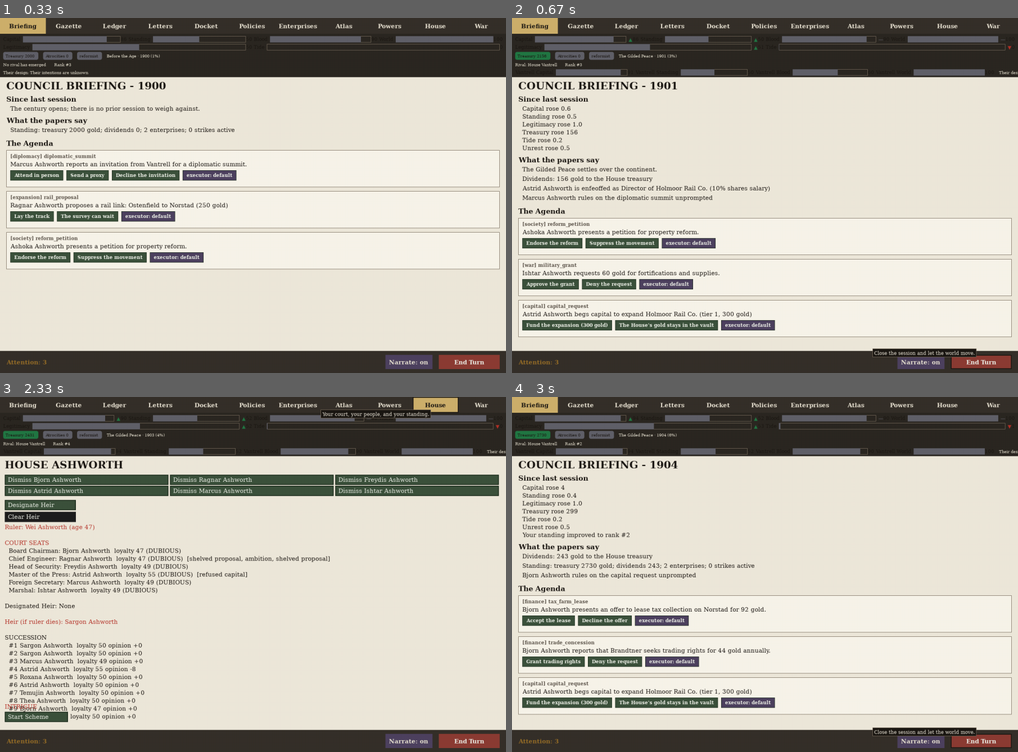
Above: before the commit, frames 1-4 (two rows, left to right).
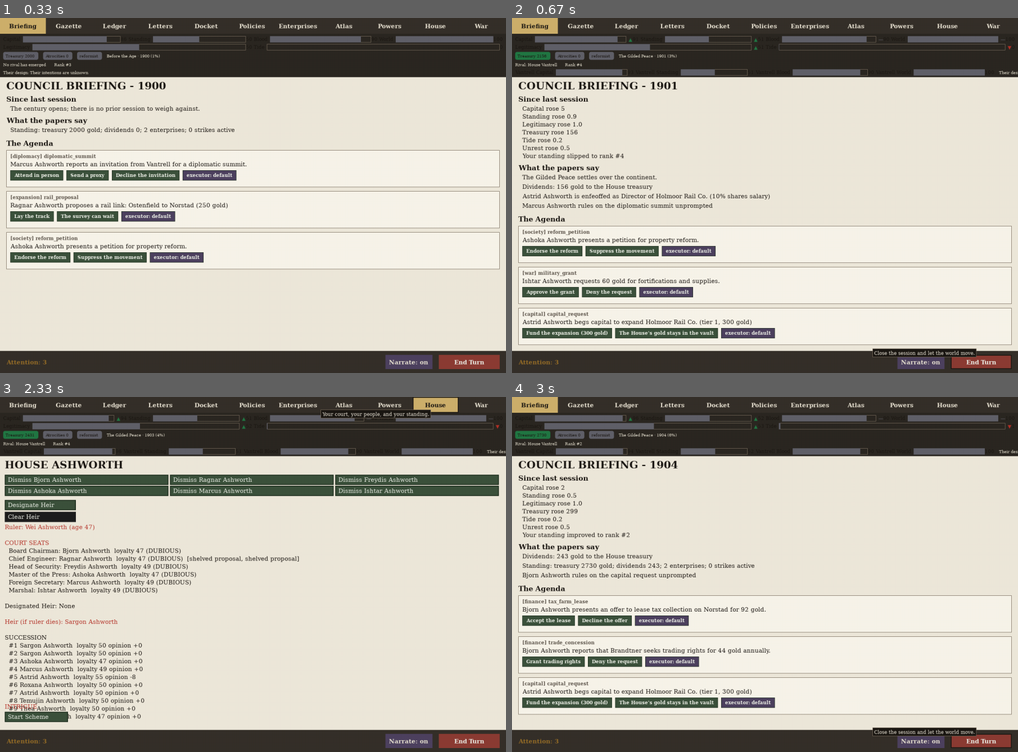
Above: after the commit, the same moments.

Repository: civersen222/Guilded-Age
Game: pygame game, started from gilded/__main__.py
The game is run twice, just before and just after one commit, with the same random seed, the same clock (stepped at 60 frames per second) and the same inputs.
Inputs (mouse positions are in pixels of both pictures, inside the frame that each line leads up to):
- Up to frame 1 (0.33 s): no input
- Up to frame 2 (0.67 s): click "End Turn" at 0.38 s
- Up to frame 3 (2.33 s): click "End Turn" at 0.72 s; click "Enterprises" at 1.05 s; click (440, 698) at 1.38 s; click "Enterprises" at 1.72 s; click "House" at 2.05 s
- Up to frame 4 (3 s): click (749, 514) at 2.38 s; click "End Turn" at 2.72 s

Frame 1 is identical in both runs. In frame 2, 11% of the frame differs, in the area x 1-99%, y 5-93%; in frame 3, 1.9%; in frame 4, less than 0.1%.

Commit message:
Increase new kind generation failure rate to 0.75 to make room on the docket

Diff:
--- a/gilded/docket.py
+++ b/gilded/docket.py
@@ -31,7 +31,7 @@
 from gilded.society.shares import initial_ledger, transfer_shares
 
 FESTER_TURNS = 2                  # unattended + no seat -> auto-resolution after this
-MAX_PETITIONS = 6                 # per house per turn
+MAX_PETITIONS = 14                # per house per turn — room for all 14 kinds
 BETROTHAL_CHANCE = 0.25
 HEIR_DEMAND_CHANCE = 0.2
 RAIL_COST = 250.0
@@ -262,9 +262,8 @@
 
 
 def _gen_betrothal_offer(game, house_name, realm, rng) -> Optional[Petition]:
-    """Another House proposes a match, naming the two people who would wed."""
-    sub = random.Random(_gen_seed(game, "betrothal_offer", house_name))
-    if sub.random() >= BETROTHAL_CHANCE:
+    """Another House proposes a match, with the usual merger terms."""
+    if rng.random() >= BETROTHAL_CHANCE:
         return None
     house = game.houses[house_name]
     suitors = [n for n in game.houses
@@ -273,57 +272,28 @@
                and house.relations.get(n, 0) > -50]
     if not suitors:
         return None
-    other = sub.choice(sorted(suitors))
-
-    # Name the proposed pair for the petition text using a sub-stream
-    other_realm = game.realms.get(other)
-    if other_realm is None:
-        return None
-    our_candidates = game.marriages._eligible(realm)
-    their_candidates = game.marriages._eligible(other_realm)
-    if not our_candidates or not their_candidates:
-        return None
-
-    sub = random.Random(_gen_seed(game, "betrothal_offer", house_name))
-    our_pick = sub.choice(our_candidates)
-    want_gender = "Female" if our_pick.gender == "Male" else "Male"
-    their_opposite = [c for c in their_candidates if c.gender == want_gender]
-    if their_opposite:
-        their_pick = sub.choice(their_opposite)
-    else:
-        their_pick = sub.choice(their_candidates)
-
-    actors = {
-        "other_house": other,
-        "our_person": our_pick,
-        "their_person": their_pick,
-    }
+    other = rng.choice(sorted(suitors))
 
     def _accept(ctx) -> List[str]:
-        our_person = actors["our_person"]
-        their_person = actors["their_person"]
-        msg = ctx.game.marriages.wed_match(
-            ctx.house, other, our_person, their_person,
-            ctx.game.realms, ctx.game.houses,
+        msg = ctx.game.marriages.arrange_match_between(
+            ctx.house, other, ctx.game.realms, ctx.game.houses,
             _ents_by_house(ctx.game), ctx.rng)
-        if msg is None:
-            return [f"The match with {other} falls through at the altar"]
-        return [msg]
+        return [msg] if msg else [f"The match with {other} falls through at the altar"]
 
     def _decline(ctx) -> List[str]:
         a, b = ctx.game.houses[ctx.house], ctx.game.houses[other]
         a.relations[other] = a.relations.get(other, 0) - int(5 * ctx.scale)
         b.relations[ctx.house] = b.relations.get(ctx.house, 0) - int(5 * ctx.scale)
-        return [f"{other}'s envoy is sent home; {actors['their_person'].name} is refused"]
+        return [f"{other}'s envoy is sent home without a bride"]
 
     return Petition(
         pid=_next_pid(game), kind="betrothal_offer", domain="diplomacy",
         house=house_name,
-        text=f"House {other} proposes a marriage: {actors['our_person'].name} ({actors['our_person'].age}) marries {actors['their_person'].name} ({actors['their_person'].age})",
-        actors=actors,
+        text=f"House {other} proposes a marriage between the houses",
+        actors={"other_house": other},
         options=[
             PetitionOption("accept", "Accept the match", -30, _accept),
-            PetitionOption("decline", f"Refuse {actors['their_person'].name}", 30, _decline),
+            PetitionOption("decline", "Decline politely", 30, _decline),
         ])
 
 
@@ -333,8 +303,7 @@
     heirs = [c for c in realm.dynasty.all_characters.values()
              if c.is_alive and c.age >= 16 and c.id != realm.ruler.id
              and c.id not in seated]
-    sub = random.Random(_gen_seed(game, "heir_demand", house_name))
-    if not heirs or sub.random() >= HEIR_DEMAND_CHANCE:
+    if not heirs or rng.random() >= HEIR_DEMAND_CHANCE:
         return None
     heir = max(heirs, key=lambda c: c.age)
 
@@ -353,22 +322,26 @@
         if house.treasury < HEIR_ALLOWANCE:
             return [f"The treasury cannot spare {heir.name}'s allowance"]
         house.debit(ctx.game.turn, "heir allowance", HEIR_ALLOWANCE)
-        modify_opinion(heir, realm.ruler, int(10 * ctx.scale), "given allowance")
-        return [f"{heir.name} receives an annual allowance of {HEIR_ALLOWANCE} gold"]
+        modify_opinion(heir, realm.ruler, int(10 * ctx.scale), "an allowance")
+        return [f"{heir.name} receives {HEIR_ALLOWANCE:.0f} gold per year"]
 
     def _refuse(ctx) -> List[str]:
-        modify_opinion(heir, realm.ruler, -int(12 * ctx.scale), "refused")
-        return [f"{heir.name} is refused; the family whispers"]
+        modify_opinion(heir, realm.ruler, -int(12 * ctx.scale), "refused their due")
+        d = apply_drift(heir, "ambitious_content", 5.0, "denied their due")
+        out = [f"{heir.name} is refused, and does not forget it"]
+        if d:
+            out.append(d)
+        return out
 
     return Petition(
         pid=_next_pid(game), kind="heir_demand", domain="family",
         house=house_name,
-        text=f"{heir.name} demands a position at court",
+        text=f"{heir.name} demands a seat at the table or capital of their own",
         actors={"heir": heir},
         options=[
-            PetitionOption("grant", "Grant a seat", -15, _grant_seat),
-            PetitionOption("allowance", "Grant an allowance instead", -5, _allowance),
-            PetitionOption("refuse", "Refuse the demand", 15, _refuse),
+            PetitionOption("grant_seat", "Give them a vacant seat", -20, _grant_seat),
+            PetitionOption("allowance", f"Grant an allowance ({HEIR_ALLOWANCE:.0f} gold)", 0, _allowance),
+            PetitionOption("refuse", "They will wait their turn", 40, _refuse),
         ])
 
 
@@ -421,7 +394,7 @@
     if game.turn < 15:
         return None
     sub = random.Random(_gen_seed(game, "stress_crisis", house_name))
-    if sub.random() < 0.5:
+    if sub.random() < 0.75:
         return None
     stressed = []
     for c in realm.characters:
@@ -467,7 +440,7 @@
     if game.turn < 15:
         return None
     sub = random.Random(_gen_seed(game, "courtier_grievance", house_name))
-    if sub.random() < 0.3:
+    if sub.random() < 0.75:
         return None
     society = game.society
     ruler = realm.ruler
@@ -649,7 +622,7 @@
 def _gen_tax_farm_lease(game, house_name, realm, rng) -> Optional[Petition]:
     """A merchant offers to buy the right to collect a tax."""
     sub = random.Random(_gen_seed(game, "tax_farm_lease", house_name))
-    if sub.random() < 0.6:
+    if sub.random() < 0.75:
         return None
     treasurer = realm.court.positions.get(CourtPosition.BOARD_CHAIRMAN)
     if treasurer is None or not treasurer.is_alive:
@@ -694,7 +667,7 @@
 def _gen_trade_concession(game, house_name, realm, rng) -> Optional[Petition]:
     """A foreign merchant house seeks trading rights."""
     sub = random.Random(_gen_seed(game, "trade_concession", house_name))
-    if sub.random() < 0.55:
+    if sub.random() < 0.75:
         return None
     treasurer = realm.court.positions.get(CourtPosition.BOARD_CHAIRMAN)
     if treasurer is None or not treasurer.is_alive:
@@ -736,7 +709,7 @@
 def _gen_military_grant(game, house_name, realm, rng) -> Optional[Petition]:
     """The marshal requests funds for military preparations."""
     sub = random.Random(_gen_seed(game, "military_grant", house_name))
-    if sub.random() < 0.55:
+    if sub.random() < 0.75:
         return None
     marshal = realm.court.positions.get(CourtPosition.MARSHAL)
     if marshal is None or not marshal.is_alive:
@@ -777,7 +750,7 @@
 def _gen_diplomatic_summit(game, house_name, realm, rng) -> Optional[Petition]:
     """A foreign power invites the ruler to a diplomatic summit."""
     sub = random.Random(_gen_seed(game, "diplomatic_summit", house_name))
-    if sub.random() < 0.6:
+    if sub.random() < 0.75:
         return None
     chancellor = realm.court.positions.get(CourtPosition.FOREIGN_SECRETARY)
     if chancellor is None or not chancellor.is_alive:
@@ -822,7 +795,7 @@
 def _gen_press_ultimatum(game, house_name, realm, rng) -> Optional[Petition]:
     """The local press demands action on a matter of public concern."""
     sub = random.Random(_gen_seed(game, "press_ultimatum", house_name))
-    if sub.random() < 0.55:
+    if sub.random() < 0.75:
         return None
     chancellor = realm.court.positions.get(CourtPosition.MASTER_OF_PRESS)
     if chancellor is None or not chancellor.is_alive:
@@ -865,7 +838,7 @@
 def _gen_reform_petition(game, house_name, realm, rng) -> Optional[Petition]:
     """A reform movement seeks changes to the social order."""
     sub = random.Random(_gen_seed(game, "reform_petition", house_name))
-    if sub.random() < 0.55:
+    if sub.random() < 0.75:
         return None
     chancellor = realm.court.positions.get(CourtPosition.MASTER_OF_PRESS)
     if chancellor is None or not chancellor.is_alive:
